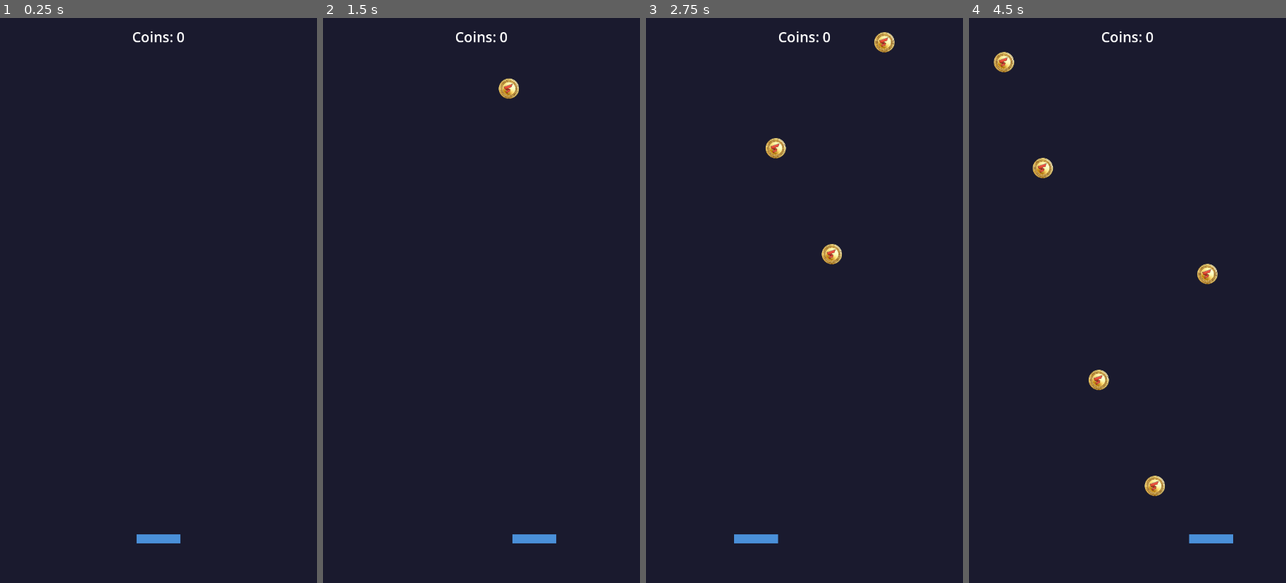
Above: before the commit, frames 1-4 (left to right).
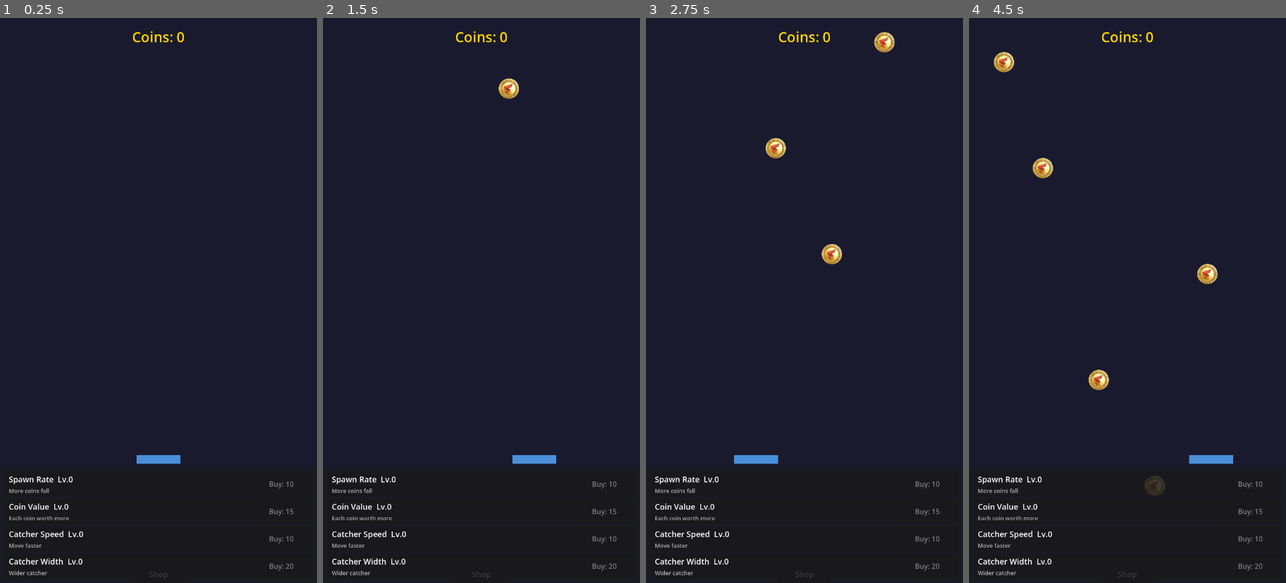
Above: after the commit, the same moments.

Repository: flexion/flexcoins
Game: Godot game, scene res://scenes/main.tscn
Two runs of this game, one before a commit and one after it. Both use one fixed random seed, a clock stepped at 60 frames per second and the inputs below.
Inputs (mouse positions are in pixels of both pictures, inside the frame that each line leads up to):
- Up to frame 1 (0.25 s): no input
- Up to frame 2 (1.5 s): click (481, 571) at 0.5 s, where only the run after the commit has a clickable "Shop"; hold Right (move_right) from 1.28 s (still down)
- Up to frame 3 (2.75 s): release Right (move_right) at 2.03 s; hold Left (move_left) from 2.03 s (still down)
- Up to frame 4 (4.5 s): release Left (move_left) at 2.78 s; hold Right (move_right) 2.78-4.28 s; hold Left (move_left) from 4.28 s (still down)

The runs differ from the first frame. In frame 1, 1.4% of the frame differs, in the area x 2-93%, y 2-100%; in frame 2, 1.4%; in frame 3, 1.4%; in frame 4, 1.6%.

Commit message:
Upgrade system

Diff:
--- /dev/null
+++ b/scenes/floating_text.tscn
@@ -0,0 +1,8 @@
+[gd_scene load_steps=2 format=3 uid="uid://floating_text_001"]
+
+[ext_resource type="Script" path="res://scripts/floating_text.gd" id="1_script"]
+
+[node name="FloatingText" type="Label"]
+script = ExtResource("1_script")
+theme_override_font_sizes/font_size = 24
+theme_override_colors/font_color = Color(1, 0.84, 0, 1)
--- a/scenes/hud.tscn
+++ b/scenes/hud.tscn
@@ -1,25 +1,108 @@
-[gd_scene load_steps=2 format=3 uid="uid://hud_scene_001"]
+[gd_scene load_steps=3 format=3 uid="uid://hud_scene_001"]
 
 [ext_resource type="Script" path="res://scripts/hud.gd" id="1_script"]
+[ext_resource type="PackedScene" path="res://scenes/upgrade_button.tscn" id="2_upgrade_btn"]
 
 [node name="HUD" type="CanvasLayer"]
 script = ExtResource("1_script")
+upgrade_button_scene = ExtResource("2_upgrade_btn")
 
-[node name="MarginContainer" type="MarginContainer" parent="."]
+[node name="TopBar" type="MarginContainer" parent="."]
 anchors_preset = 10
 anchor_right = 1.0
-offset_bottom = 80.0
+offset_bottom = 70.0
 grow_horizontal = 2
-theme_override_constants/margin_top = 20
+theme_override_constants/margin_top = 15
 theme_override_constants/margin_left = 20
 theme_override_constants/margin_right = 20
 
-[node name="VBoxContainer" type="VBoxContainer" parent="MarginContainer"]
-layout_mode = 2
-
-[node name="CurrencyLabel" type="Label" parent="MarginContainer/VBoxContainer"]
+[node name="CurrencyLabel" type="Label" parent="TopBar"]
 unique_name_in_owner = true
 layout_mode = 2
 theme_override_font_sizes/font_size = 32
+theme_override_colors/font_color = Color(1, 0.84, 0, 1)
 text = "Coins: 0"
 horizontal_alignment = 1
+
+[node name="ShopToggle" type="Button" parent="."]
+unique_name_in_owner = true
+anchors_preset = 7
+anchor_left = 0.5
+anchor_top = 1.0
+anchor_right = 0.5
+anchor_bottom = 1.0
+offset_left = -60.0
+offset_top = -40.0
+offset_right = 60.0
+grow_horizontal = 2
+grow_vertical = 0
+theme_override_font_sizes/font_size = 18
+text = "Shop"
+
+[node name="UpgradePanel" type="PanelContainer" parent="."]
+unique_name_in_owner = true
+anchors_preset = 12
+anchor_top = 1.0
+anchor_right = 1.0
+anchor_bottom = 1.0
+offset_top = -260.0
+grow_horizontal = 2
+grow_vertical = 0
+
+[node name="MarginContainer" type="MarginContainer" parent="UpgradePanel"]
+layout_mode = 2
+theme_override_constants/margin_left = 10
+theme_override_constants/margin_right = 10
+theme_override_constants/margin_top = 10
+theme_override_constants/margin_bottom = 10
+
+[node name="UpgradeContainer" type="VBoxContainer" parent="UpgradePanel/MarginContainer"]
+unique_name_in_owner = true
+layout_mode = 2
+theme_override_constants/separation = 6
+
+[node name="WelcomePanel" type="PanelContainer" parent="."]
+unique_name_in_owner = true
+visible = false
+anchors_preset = 8
+anchor_left = 0.5
+anchor_top = 0.5
+anchor_right = 0.5
+anchor_bottom = 0.5
+offset_left = -200.0
+offset_top = -80.0
+offset_right = 200.0
+offset_bottom = 80.0
+grow_horizontal = 2
+grow_vertical = 2
+
+[node name="MarginContainer" type="MarginContainer" parent="WelcomePanel"]
+layout_mode = 2
+theme_override_constants/margin_left = 20
+theme_override_constants/margin_right = 20
+theme_override_constants/margin_top = 15
+theme_override_constants/margin_bottom = 15
+
+[node name="VBoxContainer" type="VBoxContainer" parent="WelcomePanel/MarginContainer"]
+layout_mode = 2
+alignment = 1
+
+[node name="WelcomeLabel" type="Label" parent="WelcomePanel/MarginContainer/VBoxContainer"]
+layout_mode = 2
+theme_override_font_sizes/font_size = 24
+text = "Welcome Back!"
+horizontal_alignment = 1
+
+[node name="WelcomeEarningsLabel" type="Label" parent="WelcomePanel/MarginContainer/VBoxContainer"]
+unique_name_in_owner = true
+layout_mode = 2
+theme_override_font_sizes/font_size = 16
+text = "You earned 0 coins while away!"
+horizontal_alignment = 1
+autowrap_mode = 2
+
+[node name="WelcomeButton" type="Button" parent="WelcomePanel/MarginContainer/VBoxContainer"]
+unique_name_in_owner = true
+layout_mode = 2
+theme_override_font_sizes/font_size = 18
+text = "Collect!"
--- a/scenes/main.tscn
+++ b/scenes/main.tscn
@@ -1,9 +1,10 @@
-[gd_scene load_steps=5 format=3 uid="uid://main_scene_001"]
+[gd_scene load_steps=6 format=3 uid="uid://main_scene_001"]
 
 [ext_resource type="Script" path="res://scripts/coin_spawner.gd" id="1_spawner_script"]
 [ext_resource type="PackedScene" path="res://scenes/coin.tscn" id="2_coin_scene"]
 [ext_resource type="PackedScene" path="res://scenes/catcher.tscn" id="3_catcher_scene"]
 [ext_resource type="PackedScene" path="res://scenes/hud.tscn" id="4_hud_scene"]
+[ext_resource type="PackedScene" path="res://scenes/floating_text.tscn" id="5_float_text"]
 
 [node name="Main" type="Node2D"]
 
@@ -19,7 +20,8 @@
 [node name="Timer" type="Timer" parent="CoinSpawner"]
 
 [node name="Catcher" parent="." instance=ExtResource("3_catcher_scene")]
-position = Vector2(360, 1180)
+position = Vector2(360, 1000)
+floating_text_scene = ExtResource("5_float_text")
 
 [node name="HUD" parent="." instance=ExtResource("4_hud_scene")]
 
--- /dev/null
+++ b/scenes/upgrade_button.tscn
@@ -0,0 +1,42 @@
+[gd_scene load_steps=2 format=3 uid="uid://upgrade_btn_001"]
+
+[ext_resource type="Script" path="res://scripts/upgrade_button.gd" id="1_script"]
+
+[node name="UpgradeButton" type="PanelContainer"]
+script = ExtResource("1_script")
+custom_minimum_size = Vector2(0, 50)
+
+[node name="MarginContainer" type="MarginContainer" parent="."]
+layout_mode = 2
+theme_override_constants/margin_left = 10
+theme_override_constants/margin_right = 10
+theme_override_constants/margin_top = 4
+theme_override_constants/margin_bottom = 4
+
+[node name="HBoxContainer" type="HBoxContainer" parent="MarginContainer"]
+layout_mode = 2
+
+[node name="InfoVBox" type="VBoxContainer" parent="MarginContainer/HBoxContainer"]
+layout_mode = 2
+size_flags_horizontal = 3
+
+[node name="NameLabel" type="Label" parent="MarginContainer/HBoxContainer/InfoVBox"]
+unique_name_in_owner = true
+layout_mode = 2
+theme_override_font_sizes/font_size = 18
+text = "Upgrade Lv.0"
+
+[node name="EffectLabel" type="Label" parent="MarginContainer/HBoxContainer/InfoVBox"]
+unique_name_in_owner = true
+layout_mode = 2
+theme_override_font_sizes/font_size = 13
+theme_override_colors/font_color = Color(0.7, 0.7, 0.7, 1)
+text = "Description"
+
+[node name="BuyButton" type="Button" parent="MarginContainer/HBoxContainer"]
+unique_name_in_owner = true
+layout_mode = 2
+custom_minimum_size = Vector2(120, 40)
+theme_override_font_sizes/font_size = 16
+theme_override_colors/font_color = Color(1, 0.84, 0, 1)
+text = "Buy: 100"
--- a/scripts/catcher.gd
+++ b/scripts/catcher.gd
@@ -1,16 +1,51 @@
 extends Area2D
 
-@export var speed: float = 600.0
+@export var floating_text_scene: PackedScene
+
+var speed: float = 600.0
+
+@onready var color_rect: ColorRect = $ColorRect
+@onready var collision_shape: CollisionShape2D = $CollisionShape2D
+
+
+func _ready() -> void:
+	collision_shape.shape = collision_shape.shape.duplicate()
+	GameManager.upgrade_purchased.connect(_on_upgrade_purchased)
+	_apply_upgrades()
 
 
 func _process(delta: float) -> void:
 	var direction := Input.get_axis("move_left", "move_right")
 	position.x += direction * speed * delta
+	var half_width := GameManager.get_catcher_width() / 2.0
 	var viewport_width := get_viewport_rect().size.x
-	position.x = clamp(position.x, 50.0, viewport_width - 50.0)
+	position.x = clamp(position.x, half_width, viewport_width - half_width)
 
 
 func _on_area_entered(area: Area2D) -> void:
 	if area.has_method("collect"):
 		GameManager.add_currency(area.value)
+		_spawn_floating_text(area.global_position, area.value)
 		area.collect()
+
+
+func _on_upgrade_purchased(_upgrade_id: String) -> void:
+	_apply_upgrades()
+
+
+func _apply_upgrades() -> void:
+	speed = GameManager.get_catcher_speed()
+	var w := GameManager.get_catcher_width()
+	color_rect.offset_left = -w / 2.0
+	color_rect.offset_right = w / 2.0
+	color_rect.offset_top = -10.0
+	color_rect.offset_bottom = 10.0
+	collision_shape.shape.size = Vector2(w, 20.0)
+
+
+func _spawn_floating_text(at_position: Vector2, value: int) -> void:
+	if floating_text_scene:
+		var ft: Label = floating_text_scene.instantiate()
+		ft.text = "+%d" % value
+		ft.position = at_position + Vector2(0.0, -20.0)
+		get_parent().add_child(ft)
--- a/scripts/coin.gd
+++ b/scripts/coin.gd
@@ -1,7 +1,11 @@
 extends Area2D
 
 @export var fall_speed: float = 300.0
-@export var value: int = 1
+var value: int = 1
+
+
+func _ready() -> void:
+	value = GameManager.get_coin_value()
 
 
 func _process(delta: float) -> void:
--- a/scripts/coin_spawner.gd
+++ b/scripts/coin_spawner.gd
@@ -1,13 +1,18 @@
 extends Node2D
 
 @export var coin_scene: PackedScene
-@export var spawn_interval: float = 0.8
 @export var margin: float = 40.0
 
 
 func _ready() -> void:
-	$Timer.wait_time = spawn_interval
+	$Timer.wait_time = GameManager.get_spawn_interval()
 	$Timer.start()
+	GameManager.upgrade_purchased.connect(_on_upgrade_purchased)
+
+
+func _on_upgrade_purchased(upgrade_id: String) -> void:
+	if upgrade_id == "spawn_rate":
+		$Timer.wait_time = GameManager.get_spawn_interval()
 
 
 func _on_timer_timeout() -> void:
--- /dev/null
+++ b/scripts/floating_text.gd
@@ -0,0 +1,10 @@
+extends Label
+
+
+func _ready() -> void:
+	await get_tree().process_frame
+	position.x -= size.x / 2.0
+	var tween := create_tween()
+	tween.tween_property(self, "position:y", position.y - 60.0, 0.7)
+	tween.parallel().tween_property(self, "modulate:a", 0.0, 0.7)
+	tween.tween_callback(queue_free)
--- a/scripts/game_manager.gd
+++ b/scripts/game_manager.gd
@@ -1,10 +1,116 @@
 extends Node
 
 signal currency_changed(new_amount: int)
+signal upgrade_purchased(upgrade_id: String)
+
+const SAVE_PATH: String = "user://save.json"
+const MAX_OFFLINE_SECONDS: float = 28800.0  # 8 hours
+const OFFLINE_EFFICIENCY: float = 0.5
+
+const UPGRADE_DATA: Dictionary = {
+	"spawn_rate": {"name": "Spawn Rate", "description": "More coins fall", "base_cost": 10, "cost_growth": 1.15},
+	"coin_value": {"name": "Coin Value", "description": "Each coin worth more", "base_cost": 15, "cost_growth": 1.12},
+	"catcher_speed": {"name": "Catcher Speed", "description": "Move faster", "base_cost": 10, "cost_growth": 1.15},
+	"catcher_width": {"name": "Catcher Width", "description": "Wider catcher", "base_cost": 20, "cost_growth": 1.18},
+}
 
 var currency: int = 0
+var _upgrade_levels: Dictionary = {}
+var _last_played: float = 0.0
+var _offline_earnings: int = 0
 
+func _ready() -> void:
+	get_tree().auto_accept_quit = false
+	for id: String in UPGRADE_DATA:
+		_upgrade_levels[id] = 0
+	load_game()
+	# Auto-save every 30 seconds as a safety net
+	var autosave_timer := Timer.new()
+	autosave_timer.wait_time = 30.0
+	autosave_timer.timeout.connect(save_game)
+	add_child(autosave_timer)
+	autosave_timer.start()
+
+func _notification(what: int) -> void:
+	if what == NOTIFICATION_WM_CLOSE_REQUEST:
+		save_game()
+		get_tree().quit()
 
 func add_currency(amount: int) -> void:
 	currency += amount
 	currency_changed.emit(currency)
+
+func get_upgrade_level(upgrade_id: String) -> int:
+	return _upgrade_levels.get(upgrade_id, 0)
+
+func get_upgrade_cost(upgrade_id: String) -> int:
+	var data: Dictionary = UPGRADE_DATA[upgrade_id]
+	return int(data.base_cost * pow(data.cost_growth, _upgrade_levels[upgrade_id]))
+
+func try_purchase_upgrade(upgrade_id: String) -> bool:
+	var cost := get_upgrade_cost(upgrade_id)
+	if currency >= cost:
+		currency -= cost
+		_upgrade_levels[upgrade_id] += 1
+		currency_changed.emit(currency)
+		upgrade_purchased.emit(upgrade_id)
+		save_game()
+		return true
+	return false
+
+func get_spawn_interval() -> float:
+	return maxf(0.1, 0.8 * pow(0.95, _upgrade_levels.get("spawn_rate", 0)))
+
+func get_coin_value() -> int:
+	return 1 + _upgrade_levels.get("coin_value", 0)
+
+func get_catcher_speed() -> float:
+	return 600.0 + _upgrade_levels.get("catcher_speed", 0) * 50.0
+
+func get_catcher_width() -> float:
+	return 100.0 + _upgrade_levels.get("catcher_width", 0) * 15.0
+
+func get_earn_rate() -> float:
+	return float(get_coin_value()) / get_spawn_interval()
+
+func get_offline_earnings() -> int:
+	return _offline_earnings
+
+func clear_offline_earnings() -> void:
+	_offline_earnings = 0
+
+func save_game() -> void:
+	var data: Dictionary = {
+		"currency": currency,
+		"upgrade_levels": _upgrade_levels,
+		"last_played": Time.get_unix_time_from_system(),
+	}
+	var file := FileAccess.open(SAVE_PATH, FileAccess.WRITE)
+	if file:
+		file.store_string(JSON.stringify(data))
+
+func load_game() -> void:
+	if not FileAccess.file_exists(SAVE_PATH):
+		return
+	var file := FileAccess.open(SAVE_PATH, FileAccess.READ)
+	if not file:
+		return
+	var parsed: Variant = JSON.parse_string(file.get_as_text())
+	if parsed is not Dictionary:
+		return
+	var data: Dictionary = parsed
+	currency = 0
+	var saved_levels: Variant = data.get("upgrade_levels", {})
+	if saved_levels is Dictionary:
+		for id: String in _upgrade_levels:
+			if id in saved_levels:
+				_upgrade_levels[id] = int(saved_levels[id])
+	var last_played: float = data.get("last_played", 0.0)
+	if last_played > 0.0:
+		var elapsed: float = clampf(Time.get_unix_time_from_system() - last_played, 0.0, MAX_OFFLINE_SECONDS)
+		if elapsed > 60.0:
+			_offline_earnings = int(elapsed * get_earn_rate() * OFFLINE_EFFICIENCY)
+			currency += _offline_earnings
+	# This fires before scene nodes connect signals. Consumers must read
+	# GameManager.currency in their own _ready() for the initial value.
+	currency_changed.emit(currency)
--- a/scripts/hud.gd
+++ b/scripts/hud.gd
@@ -1,10 +1,51 @@
 extends CanvasLayer
+
+@export var upgrade_button_scene: PackedScene
+
+@onready var currency_label: Label = %CurrencyLabel
+@onready var upgrade_container: VBoxContainer = %UpgradeContainer
+@onready var upgrade_panel: PanelContainer = %UpgradePanel
+@onready var shop_toggle: Button = %ShopToggle
+@onready var welcome_panel: PanelContainer = %WelcomePanel
+@onready var welcome_earnings_label: Label = %WelcomeEarningsLabel
+@onready var welcome_button: Button = %WelcomeButton
 
 
 func _ready() -> void:
 	GameManager.currency_changed.connect(_on_currency_changed)
-	_on_currency_changed(0)
+	_on_currency_changed(GameManager.currency)
+	_create_upgrade_buttons()
+	shop_toggle.pressed.connect(_on_shop_toggle_pressed)
+	_check_offline_earnings()
 
 
 func _on_currency_changed(new_amount: int) -> void:
-	%CurrencyLabel.text = "Coins: %d" % new_amount
+	currency_label.text = "Coins: %d" % new_amount
+
+
+func _create_upgrade_buttons() -> void:
+	for id: String in GameManager.UPGRADE_DATA:
+		if upgrade_button_scene:
+			var btn: PanelContainer = upgrade_button_scene.instantiate()
+			btn.setup(id)
+			upgrade_container.add_child(btn)
+
+
+func _check_offline_earnings() -> void:
+	var earnings := GameManager.get_offline_earnings()
+	if earnings > 0:
+		welcome_panel.visible = true
+		welcome_earnings_label.text = "You earned %d coins while away!" % earnings
+		welcome_button.pressed.connect(_on_welcome_dismissed, CONNECT_ONE_SHOT)
+	else:
+		welcome_panel.visible = false
+
+
+func _on_shop_toggle_pressed() -> void:
+	upgrade_panel.visible = not upgrade_panel.visible
+	shop_toggle.text = "Close" if upgrade_panel.visible else "Shop"
+
+
+func _on_welcome_dismissed() -> void:
+	welcome_panel.visible = false
+	GameManager.clear_offline_earnings()
--- /dev/null
+++ b/scripts/upgrade_button.gd
@@ -0,0 +1,42 @@
+extends PanelContainer
+
+var upgrade_id: String = ""
+
+@onready var name_label: Label = %NameLabel
+@onready var effect_label: Label = %EffectLabel
+@onready var buy_button: Button = %BuyButton
+
+
+func setup(id: String) -> void:
+	upgrade_id = id
+
+
+func _ready() -> void:
+	buy_button.pressed.connect(_on_buy_pressed)
+	GameManager.currency_changed.connect(_on_currency_changed)
+	GameManager.upgrade_purchased.connect(_on_upgrade_changed)
+	_update_display()
+
+
+func _on_buy_pressed() -> void:
+	GameManager.try_purchase_upgrade(upgrade_id)
+
+
+func _on_currency_changed(_amount: int) -> void:
+	_update_display()
+
+
+func _on_upgrade_changed(_id: String) -> void:
+	_update_display()
+
+
+func _update_display() -> void:
+	if upgrade_id == "" or not is_inside_tree():
+		return
+	var data: Dictionary = GameManager.UPGRADE_DATA[upgrade_id]
+	var level: int = GameManager.get_upgrade_level(upgrade_id)
+	var cost: int = GameManager.get_upgrade_cost(upgrade_id)
+	name_label.text = "%s  Lv.%d" % [data.name, level]
+	effect_label.text = data.description
+	buy_button.text = "Buy: %d" % cost
+	buy_button.disabled = GameManager.currency < cost
Not shown, added: scripts/floating_text.gd.uid
Not shown, added: scripts/upgrade_button.gd.uid
Not shown, removed: sounds/bling.mp3.import
Not shown, added: sounds/bling.wav.import
Not shown, added: .DS_Store
Not shown, changed: CLAUDE.md
Not shown, removed: sounds/bling.mp3
Not shown, added: sounds/bling.wav
